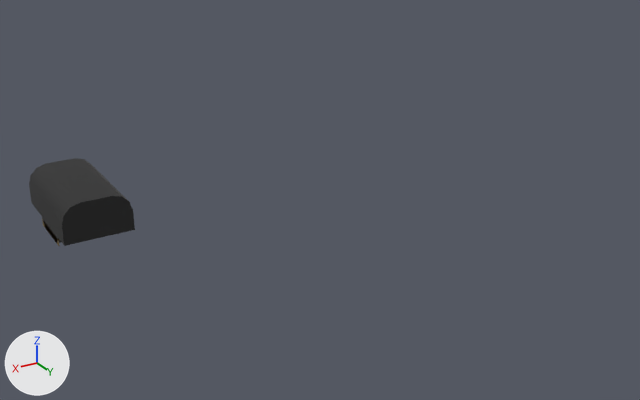
The Blender file Assets/World/C11L3/raw/C11L3.blend as it was, and as the next commit left it.
Rendered twice from a 50 mm camera at (43.4, 178.9, 74.4) aimed at (-43.8, 33.6, 1.8). Every picture has the same lights, and +X, +Y and +Z are marked at lower left.

The older version as bpy lines, for what is in view:
```python
me_plane_017 = bpy.data.meshes.new('Plane.017')
me_plane_017.from_pydata(...)  # 60 vertices, 51 faces; spans x -7.0..7.0, y 0.0..24.0, z -2.0..8.1
me_plane_017.polygons.foreach_set('use_smooth', [True] * 51)
me_plane_017.materials.append(mat_uv_concrete)
ob_section1 = bpy.data.objects.new('Section1', me_plane_017)
ob_section1.location = (0.0, 0.0, 0.0)
```
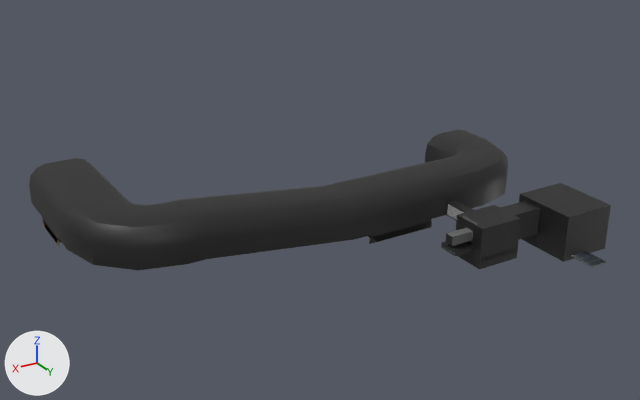
Where the change shows, as pixel boxes (x1, y1, x2, y2) in the pictures (640 x 400 px):
'Section1', reshaped (349% wider, 58% taller)
    before: (29, 158, 135, 246)
    after: (29, 130, 508, 270)
'Section3', added (black)
    after: (441, 183, 611, 269)
    faces in mat_uv_concrete: (441, 183, 611, 269)
    faces in mat_uv_metal (picture img_tx_metal_png_001): (447, 227, 473, 246)
'Section2', added
    after: (446, 200, 473, 220)
    faces in mat_uv_concrete: (446, 200, 473, 220)
    faces in mat_uv_metal_corrogated (picture img_tx_metal_corrogated_png): (447, 204, 464, 220)
'Conveyer_2', added
    after: (571, 251, 606, 267)
    faces in mat_uv_conveyer (picture img_tx_conveyer_png): (572, 251, 606, 266)
'Hazard_2', added
    after: (368, 221, 432, 244)
'Slicer_Blade', added
    after: (463, 215, 478, 225)
'Hazard_3', added
    after: (480, 249, 516, 261)
part 1 of me_plane_017, built on
    before: (62, 196, 135, 246)
    after: (65, 130, 508, 270)

Patch to the scene script:
```diff
--- a/Assets/World/C11L3/raw/C11L3.blend.py
+++ b/Assets/World/C11L3/raw/C11L3.blend.py
@@ me_plane_017 @@
-me_plane_017.from_pydata(...)  # 60 vertices, 51 faces; spans x -7.0..7.0, y 0.0..24.0, z -2.0..8.1
+me_plane_017.from_pydata(...)  # 196 vertices, 177 faces; spans x -97.0..7.0, y 0.0..43.0, z -6.0..8.1
+# me_plane_017 part 1
+# 1 face is deleted
+# 10 vertices in x -7.0..7.0, y 24.0, z 0.0..8.1 move by (0.0, 2.0, 0.0)
+# 70 vertices are added at x -97.0..4.7, y 18.0..43.0, z -6.0..8.1
+# 24 new vertices lie (0.0, 0.0, 4.1) away from vertices in x -97.0..4.7, y 18.0..43.0, z -4.0..0.0
+# 6 new vertices lie (0.0, 0.5, 2.0) away from vertices in x -80.0..-10.0, y 29.0, z 0.1..4.1
+# 6 new vertices lie (0.0, 1.5, 1.5) away from vertices in x -80.0..-10.0, y 29.5, z 2.1..6.1
+# 6 new vertices lie (0.0, 2.0, 0.5) away from vertices in x -80.0..-10.0, y 31.0, z 3.6..7.6
+# 6 new vertices lie (0.0, 6.0, 0.0) away from vertices in x -80.0..-10.0, y 33.0, z 4.1..8.1
+# 6 new vertices lie (0.0, 2.0, -0.5) away from vertices in x -80.0..-10.0, y 39.0, z 4.1..8.1
+# 6 new vertices lie (0.0, 1.5, -1.5) away from vertices in x -80.0..-10.0, y 41.0, z 3.6..7.6
+# 6 new vertices lie (0.0, 8.0, 0.0) away from vertices in x -96.5..-83.5, y 18.0, z 2.1..4.1
+# 127 new faces join them
 me_plane_017.materials.append(mat_uv_concrete)
@@ ob_slicer_blade @@
+ob_slicer_blade = bpy.data.objects.new('Slicer_Blade', me_plane_008)  # 8 vertices, 3 faces; spans x -2.3..2.3, y -0.13..0.0, z -2.25..0.0; in mat_uv_metal (picture img_tx_metal_png_001), mat_uv_metal_corrogated (picture img_tx_metal_corrogated_png)
+ob_slicer_blade.parent = ob_slicer
+ob_slicer_blade.location = (-66.25, 55.0, 0.5)
+ob_slicer_blade.rotation_euler = (0.0, 0.0, 1.571)  # degrees (0, 0, 90)
@@ ob_slicer @@
+ob_slicer = bpy.data.objects.new('Slicer', me_plane_006)  # 22 vertices, 8 faces; spans x 1.3..6.7, y -5.0..-4.3, z -5.0..4.0
+ob_slicer.location = (-71.0, 51.0, -4.0)
+ob_slicer.rotation_euler = (0.0, 0.0, 1.571)  # degrees (0, 0, 90)
@@ ob_section3 @@
+ob_section3 = bpy.data.objects.new('Section3', me_plane_005)  # 98 vertices, 82 faces, 3 loose edges; spans x -5.0..14.2, y -10.0..24.0, z -5.0..5.0; in mat_uv_metal (picture img_tx_metal_png_001)
+ob_section3.location = (-71.0, 51.0, -4.0)
+ob_section3.rotation_euler = (0.0, 0.0, 1.571)  # degrees (0, 0, 90)
@@ ob_section2 @@
+ob_section2 = bpy.data.objects.new('Section2', me_plane_003)  # 148 vertices, 168 faces; spans x -0.22..8.23, y -1.17..1.17, z 0.0..3.0; in mat_uv_metal_corrogated (picture img_tx_metal_corrogated_png), mat_uv_metal (picture img_tx_metal_png_001)
+ob_section2.location = (-71.0, 43.0, -4.0)
+ob_section2.rotation_euler = (0.0, 0.0, 1.571)  # degrees (0, 0, 90)
@@ ob_conveyer_2 @@
+ob_conveyer_2 = bpy.data.objects.new('Conveyer_2', me_plane_009)  # 8 vertices, 6 faces; spans x -2.0..2.0, y -12.0..13.0, z -0.2..0.0; in mat_uv_conveyer (picture img_tx_conveyer_png), mat_uv_metal (picture img_tx_metal_png_001)
+ob_conveyer_2.parent = ob_conveyers
+ob_conveyer_2.location = (-87.0, 58.0, -8.0)
@@ ob_conveyers @@
+ob_conveyers = bpy.data.objects.new('Conveyers', None)
+ob_conveyers.location = (0.0, 0.0, 0.0)
@@ ob_conveyer_1 @@
+ob_conveyer_1 = bpy.data.objects.new('Conveyer_1', me_plane_007)  # 8 vertices, 6 faces; spans x -2.0..2.0, y -12.5..12.5, z -0.2..0.0; in mat_uv_conveyer (picture img_tx_conveyer_png), mat_uv_metal (picture img_tx_metal_png_001)
+ob_conveyer_1.parent = ob_conveyers
+ob_conveyer_1.location = (-73.5, 55.0, -5.0)
+ob_conveyer_1.rotation_euler = (0.0, 0.0, 1.571)  # degrees (0, 0, 90)
@@ ob_hazard_3 @@
+ob_hazard_3 = bpy.data.objects.new('Hazard_3', me_plane_004)  # 8 vertices, 3 faces; spans x -4.0..4.0, y -5.0..5.0, z -1.0..0.0
+ob_hazard_3.parent = ob_hazards
+ob_hazard_3.location = (-71.0, 55.0, -6.5)
+ob_hazard_3.rotation_euler = (0.0, 0.0, 1.571)  # degrees (0, 0, 90)
@@ ob_hazards @@
+ob_hazards = bpy.data.objects.new('Hazards', None)
+ob_hazards.location = (0.0, 0.0, 0.0)
@@ ob_hazard_2 @@
+ob_hazard_2 = bpy.data.objects.new('Hazard_2', me_plane_001)  # 8 vertices, 3 faces; spans x -8.0..8.0, y -7.0..7.0, z -1.5..0.0
+ob_hazard_2.parent = ob_hazards
+ob_hazard_2.location = (-58.0, 36.0, -4.5)
```
